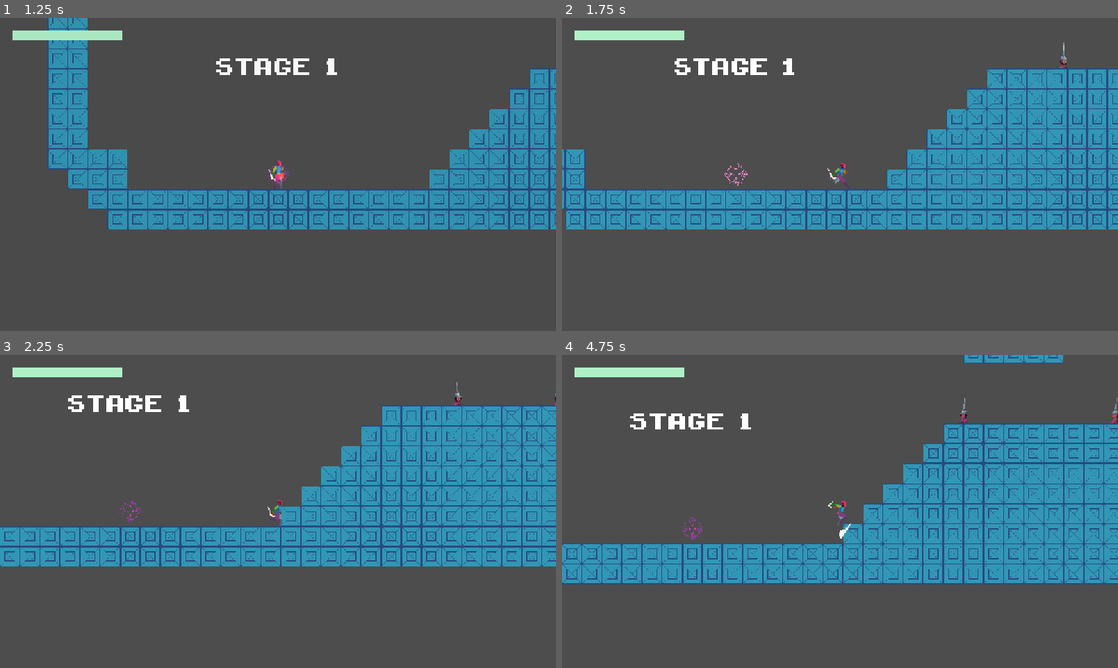
Above: before the commit, frames 1-4 (two rows, left to right).
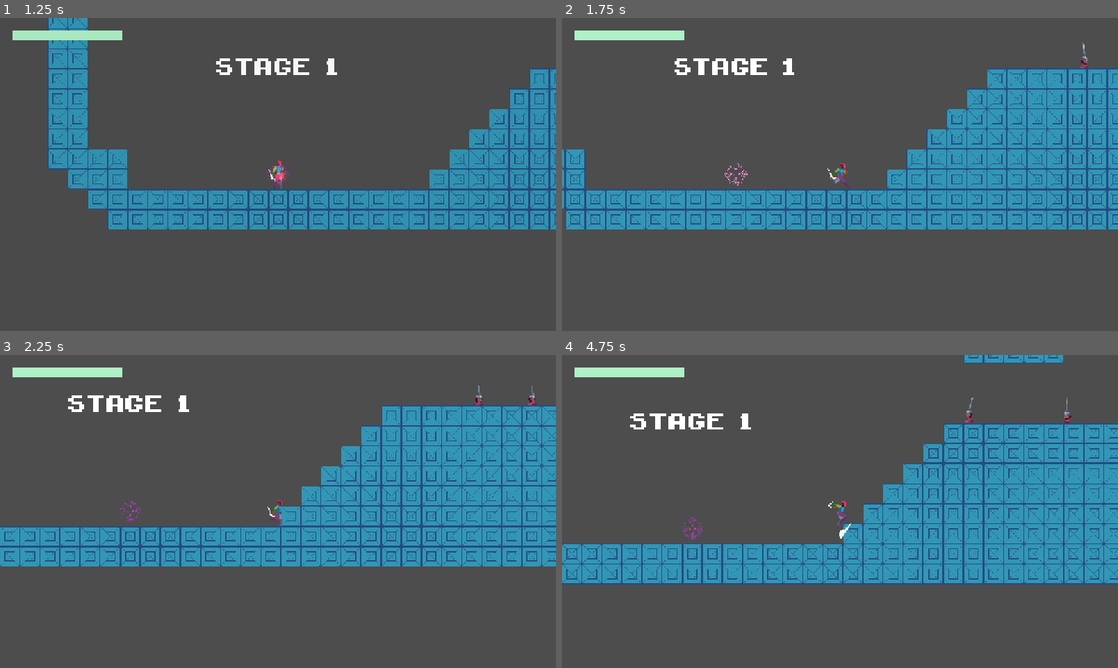
Above: after the commit, the same moments.

Repository: jbradlim08/MindBlade
Game: Godot game, scene res://scene/game/main_menu.tscn
Same seed, same stepped clock (60 frames per second), same inputs: the game is played once before the commit and once after it.
Inputs (mouse positions are in pixels of both pictures, inside the frame that each line leads up to):
- Up to frame 1 (1.25 s): click (122, 174) at 0.5 s
- Up to frame 2 (1.75 s): tap Enter at 1.25 s; move the mouse to (962, 158) at 1.27 s; hold D (right) from 1.28 s (still down); tap Space (dash) at 1.35 s; click (962, 158) at 1.42 s; tap W (jump) at 1.52 s
- Up to frame 3 (2.25 s): keep holding D (right); move the mouse to (166, 527) at 2.02 s; tap Space (dash) at 2.1 s
- Up to frame 4 (4.75 s): tap W (jump) at 2.27, 3.77, 4.52 s; move the mouse to (895, 442) at 2.77 s; release D (right) at 2.78 s; hold A (left) 2.78-3.53 s; click (895, 442) at 2.85 s; tap Space (dash) at 3.05, 3.8, 4.55 s; move the mouse to (812, 574) at 3.52 s; hold D (right) from 3.53 s (still down); tap Middle mouse button (middle-mouse) at 3.6 s; click (812, 574) at 3.67 s; move the mouse to (1006, 558) at 4.27 s; right-click (1006, 558) at 4.35 s

Frame 1 is identical in both runs. In frame 2, less than 0.1% of the frame differs, in the area x 89-95%, y 7-16%; in frame 3, 0.1%; in frame 4, 0.2%, in the area x 71-100%, y 13-22%.

Commit message:
FIx the massive bug of HeadKnife when there are 3 or more entities - the middle get tossed to the sky. Fixed by removing the collision mask in every enemy, so they cannot collide with themselves. Add push_apart() func to gently push them if they are too close

Diff:
--- a/character/base_player.gd
+++ b/character/base_player.gd
@@ -302,7 +302,6 @@
 	can_get_input = false
 	can_dash = false
 	velocity = dash_final_dir * dash_speed
-	print(velocity)
 
 	# animation
 	match dash_final_dir:
--- a/enemy/base_enemy.tscn
+++ b/enemy/base_enemy.tscn
@@ -6,7 +6,7 @@
 [node name="BaseEnemy" type="CharacterBody2D" groups=["enemy_body"]]
 z_index = 2
 collision_layer = 8
-collision_mask = 2568
+collision_mask = 2560
 script = ExtResource("1_rgntv")
 
 [node name="ScreenNotifier" type="VisibleOnScreenNotifier2D" parent="."]
--- a/enemy/ground/headknife.gd
+++ b/enemy/ground/headknife.gd
@@ -12,32 +12,37 @@
 	DIE
 }
 
+
 @onready var sprite: Sprite2D = $Sprite2D
 @onready var wall_detector: RayCast2D = $WallDetector
 @onready var back_detector: RayCast2D = $BackDetector
 @onready var ground_detector: RayCast2D = $GroundDetector
 @onready var player_detector: RayCast2D = $PlayerDetector
+@onready var fellow_detector: RayCast2D = $FellowDetector
+@onready var fellow_detector_2: RayCast2D = $FellowDetector2
 @onready var attack_domain: Area2D = $AttackDomain
 @onready var patrol_timer: Timer = $PatrolTimer
 @onready var hurt_timer: Timer = $HurtTimer
 @onready var charge_timer: Timer = $ChargeTimer
 
 @export var patrol_time: float
+@export var charge_speed: float = 120.0
 
 var prev_state: HKState
 var cur_state: HKState
 var dir: float
 var speed: float = 70.0
-var charge_speed: float = 120.0
 
 var can_charge: bool = true
 var can_attack: bool = false
 var can_hurt: bool = true
 
-var max_dist_y_to_player: float = 60.0
+var max_dist_y_to_player: float = 40.0
 var obj_pos_hurt: Vector2 = Vector2.ZERO # the object position who hurt HK
 
 func _ready() -> void:
+	# stop enemy inheriting each other's velocity
+	platform_on_leave = CharacterBody2D.PLATFORM_ON_LEAVE_DO_NOTHING
 	enemy_die.connect(set_state.bind(HKState.DIE))
 	hp = DataManager.get_headknife_hp()
 	patrol_timer.wait_time = patrol_time
@@ -50,8 +55,9 @@
 	check_state()
 
 	update_player_detector()
-
+	update_fellow_detector()
 	move_and_slide()
+	push_apart()
 	# check_detectors() should be the last to avoid unupdated data from raycast
 	call_deferred("check_detectors")
 	super(delta)
@@ -75,12 +81,17 @@
 							   - deg_to_rad(90.0)
 	player_detector.global_position = global_position
 
-func check_view_degree() -> bool:
-	# create a 60 degree field of view to the front
-	var horizon_dir: Vector2 = Vector2.RIGHT * -to_obj_pos_dir(player_ref.global_position)
-	var to_player: Vector2 = global_position.direction_to(player_ref.global_position)
-	var angle: float = abs(horizon_dir.angle_to(to_player))
-	return angle <= deg_to_rad(30.0)
+func update_fellow_detector() -> void:
+	fellow_detector.rotation = global_position.angle_to_point(player_ref.global_position) \
+							   - deg_to_rad(90.0)
+	fellow_detector.global_position = global_position
+
+#func check_view_degree() -> bool:
+	## create a 60 degree field of view to the front
+	#var horizon_dir: Vector2 = Vector2.RIGHT * -to_obj_pos_dir(player_ref.global_position)
+	#var to_player: Vector2 = global_position.direction_to(player_ref.global_position)
+	#var angle: float = abs(horizon_dir.angle_to(to_player))
+	#return angle <= deg_to_rad(30.0)
 
 func check_detectors() -> void:
 	if cur_state == HKState.PATROL or cur_state == HKState.CHARGE:
@@ -115,7 +126,12 @@
 		var collider = player_detector.get_collider()
 		return collider.is_in_group("player_body")
 
+func check_fellow_detector() -> bool:
+	return not (fellow_detector.is_colliding())
+
+
 func check_can_charge() -> bool:
+	# don't start a charge while stacked on a fellow
 	# if player isn't on the ground, then no CHARGE
 	var floor_group
 	if player_ref.ground_detector.is_colliding():
@@ -128,6 +144,7 @@
 	   global_position.y - player_ref.global_position.y <= max_dist_y_to_player and \
 	   global_position.y - player_ref.global_position.y >= 0 and \
 	   check_player_detector() and \
+	   check_fellow_detector()  and \
 	   can_charge and \
 	   not can_attack:
 		return true
@@ -156,9 +173,9 @@
 
 	# in the middle of charge
 	if cur_state == HKState.CHARGE:
-		# change dir
+		# check if the player is on the opposeite direction and can charge
 		if dir != -to_obj_pos_dir(player_ref.global_position) and \
-		   check_view_degree():
+		   check_can_charge():
 			set_state(HKState.CHARGE)
 		# if stopped by its fellow
 		if velocity.x == 0.0:
@@ -204,7 +221,8 @@
 	patrol_timer.start()
 
 func charge() -> void:
-	Utils.toggle_col_layer_mask(self, 4, true)
+	Utils.toggle_col_layer_mask(self, 4, false)
+
 	dir = -to_obj_pos_dir(player_ref.global_position)
 	update_facing()
 	velocity.x = dir * charge_speed
@@ -262,6 +280,17 @@
 	var tween := create_tween()
 	tween.tween_property(sprite, "self_modulate", Color(7, 7, 7), 0.0)
 	tween.tween_property(sprite, "self_modulate", Color(1, 1, 1), 0.2)
+
+func push_apart() -> void:
+	if cur_state != HKState.CHARGE:
+		return
+	for e in get_tree().get_nodes_in_group("enemy_body"):
+		# tell every fellow that has distance 24 to move away
+		# except when they are still attacking or hurt
+		if e != self and e.global_position.distance_to(global_position) < 22.0 and \
+		   (e.cur_state != HKState.ATTACK and e.cur_state != HKState.HURT):
+			global_position.x += signf(global_position.x - e.global_position.x) * 0.8
+
 #endregion
 
 func take_damage(amount: int, pos: Vector2) -> void:
@@ -311,7 +340,7 @@
 
 func _on_hurt_timer_timeout() -> void:
 	can_hurt = true
-	Utils.toggle_col_layer_mask(self, 4, true)
+	#Utils.toggle_col_layer_mask(self, 4, true)
 	set_state(HKState.IDLE)
 
 func _on_charge_timer_timeout() -> void:
--- a/enemy/ground/headknife.tscn
+++ b/enemy/ground/headknife.tscn
@@ -4,13 +4,11 @@
 [ext_resource type="Script" uid="uid://cg1xe5ibtmmy0" path="res://enemy/ground/headknife.gd" id="2_eyo82"]
 [ext_resource type="Texture2D" uid="uid://cead2jfrf5ekp" path="res://asset/art/enemy/headknife_spritesheet.png" id="3_eyo82"]
 
-[sub_resource type="CapsuleShape2D" id="CapsuleShape2D_eyo82"]
-radius = 4.0
-height = 20.0
-
-[sub_resource type="CapsuleShape2D" id="CapsuleShape2D_kc6ms"]
-radius = 5.0
-height = 26.0
+[sub_resource type="RectangleShape2D" id="RectangleShape2D_eyo82"]
+size = Vector2(10, 20)
+
+[sub_resource type="RectangleShape2D" id="RectangleShape2D_f0ach"]
+size = Vector2(12, 22)
 
 [sub_resource type="Animation" id="Animation_f0ach"]
 length = 0.001
@@ -574,27 +572,35 @@
 height = 26.0
 
 [sub_resource type="RectangleShape2D" id="RectangleShape2D_kc6ms"]
-size = Vector2(60, 39)
+size = Vector2(53, 31)
 
 [node name="HeadKnife" instance=ExtResource("1_eqcei")]
+collision_mask = 2560
 script = ExtResource("2_eyo82")
 patrol_time = 0.0
+charge_speed = 120.0
 
 [node name="Sprite2D" parent="." index="1"]
 texture = ExtResource("3_eyo82")
-offset = Vector2(0, -22)
+offset = Vector2(-0.445, -22)
 hframes = 39
 
 [node name="BodyCollision" parent="." index="2"]
-shape = SubResource("CapsuleShape2D_eyo82")
+visible = false
+shape = SubResource("RectangleShape2D_eyo82")
+
+[node name="Hitbox" parent="." index="3"]
+visible = false
 
 [node name="HitboxCollision" parent="Hitbox" index="0"]
-polygon = PackedVector2Array(30, 7, 30, -15, 16, -31, -6, -32)
+polygon = PackedVector2Array(30, 7, 30, -15, 27, -28, 16, -31, -6, -32)
 disabled = true
 
+[node name="Hurtbox" parent="." index="4"]
+visible = false
+
 [node name="HurtboxCollision" parent="Hurtbox" index="0"]
-position = Vector2(0, -2)
-shape = SubResource("CapsuleShape2D_kc6ms")
+shape = SubResource("RectangleShape2D_f0ach")
 
 [node name="AnimationPlayer" parent="." index="5"]
 libraries = {
@@ -618,6 +624,7 @@
 one_shot = true
 
 [node name="Shield" type="Area2D" parent="." index="10"]
+visible = false
 collision_layer = 32
 collision_mask = 258
 
@@ -626,46 +633,44 @@
 shape = SubResource("CapsuleShape2D_f0ach")
 
 [node name="AttackDomain" type="Area2D" parent="." index="11"]
+visible = false
 
 [node name="AttackCollision" type="CollisionShape2D" parent="AttackDomain" index="0"]
-position = Vector2(0, -12.5)
+position = Vector2(-0.5, -11.5)
 shape = SubResource("RectangleShape2D_kc6ms")
 
 [node name="WallDetector" type="RayCast2D" parent="." index="12"]
+visible = false
 target_position = Vector2(18, 0)
 collision_mask = 2560
 
 [node name="BackDetector" type="RayCast2D" parent="." index="13"]
+visible = false
 target_position = Vector2(-60, 0)
 collision_mask = 2560
 
 [node name="GroundDetector" type="RayCast2D" parent="." index="14"]
+visible = false
 position = Vector2(25, 0)
 target_position = Vector2(0, 32)
 collision_mask = 2560
 
 [node name="PlayerDetector" type="RayCast2D" parent="." index="15"]
+visible = false
 top_level = true
 target_position = Vector2(0, 300)
 collision_mask = 513
 
-[node name="ViewTester" type="Node2D" parent="." index="16"]
-visible = false
-
-[node name="RayCast2D" type="RayCast2D" parent="ViewTester" index="0"]
-rotation = 1.88496
-target_position = Vector2(0, 300)
-
-[node name="RayCast2D2" type="RayCast2D" parent="ViewTester" index="1"]
-rotation = 1.25664
-target_position = Vector2(0, 300)
-
-[node name="Area2D" type="Area2D" parent="ViewTester" index="2"]
-
-[node name="CollisionPolygon2D" type="CollisionPolygon2D" parent="ViewTester/Area2D" index="0"]
-polygon = PackedVector2Array(-268, -87, -268, 87, 0, 0)
-
-[node name="FellowDetector" type="RayCast2D" parent="." index="17"]
+[node name="FellowDetector" type="RayCast2D" parent="." index="16"]
+top_level = true
+target_position = Vector2(0, 16)
+collision_mask = 8
+
+[node name="FellowDetector2" type="RayCast2D" parent="." index="17"]
+visible = false
+target_position = Vector2(18, 0)
+collision_mask = 8
+hit_from_inside = true
 
 [connection signal="area_entered" from="Hitbox" to="." method="_on_hitbox_area_entered"]
 [connection signal="timeout" from="PatrolTimer" to="." method="_on_patrol_timer_timeout"]
--- a/scene/game/level.tscn
+++ b/scene/game/level.tscn
@@ -23,6 +23,7 @@
 anchors_preset = 0
 offset_right = 40.0
 offset_bottom = 40.0
+metadata/_edit_use_anchors_ = true
 
 [node name="Label" type="Label" parent="Control"]
 layout_mode = 0
@@ -54,29 +55,13 @@
 position = Vector2(213, 487)
 
 [node name="HeadKnife" parent="." instance=ExtResource("8_kapys")]
-position = Vector2(889, 273)
-patrol_time = 2.5
+position = Vector2(923, 307)
+patrol_time = 2.4
 
 [node name="HeadKnife2" parent="." instance=ExtResource("8_kapys")]
-position = Vector2(1049, 281)
-patrol_time = 3.7
+position = Vector2(1008, 306)
+patrol_time = 3.4
 
 [node name="HeadKnife3" parent="." instance=ExtResource("8_kapys")]
-position = Vector2(855, 162)
-patrol_time = 4.0
-
-[node name="HeadKnife4" parent="." instance=ExtResource("8_kapys")]
-position = Vector2(1100, 69)
-patrol_time = 2.7
-
-[node name="HeadKnife5" parent="." instance=ExtResource("8_kapys")]
-position = Vector2(1198, 67)
-patrol_time = 3.8
-
-[node name="HeadKnife6" parent="." instance=ExtResource("8_kapys")]
-position = Vector2(1528, 119)
-patrol_time = 3.0
-
-[node name="HeadKnife7" parent="." instance=ExtResource("8_kapys")]
-position = Vector2(1469, 480)
-patrol_time = 3.5
+position = Vector2(1083, 305)
+patrol_time = 3.7
--- a/utilities/utils.gd
+++ b/utilities/utils.gd
@@ -10,4 +10,4 @@
 
 static func toggle_col_layer_mask(obj, number: int, val: bool) -> void:
 	obj.set_collision_mask_value(number, val)
-	obj.set_collision_layer_value(number, val)
+	#obj.set_collision_layer_value(number, val)
